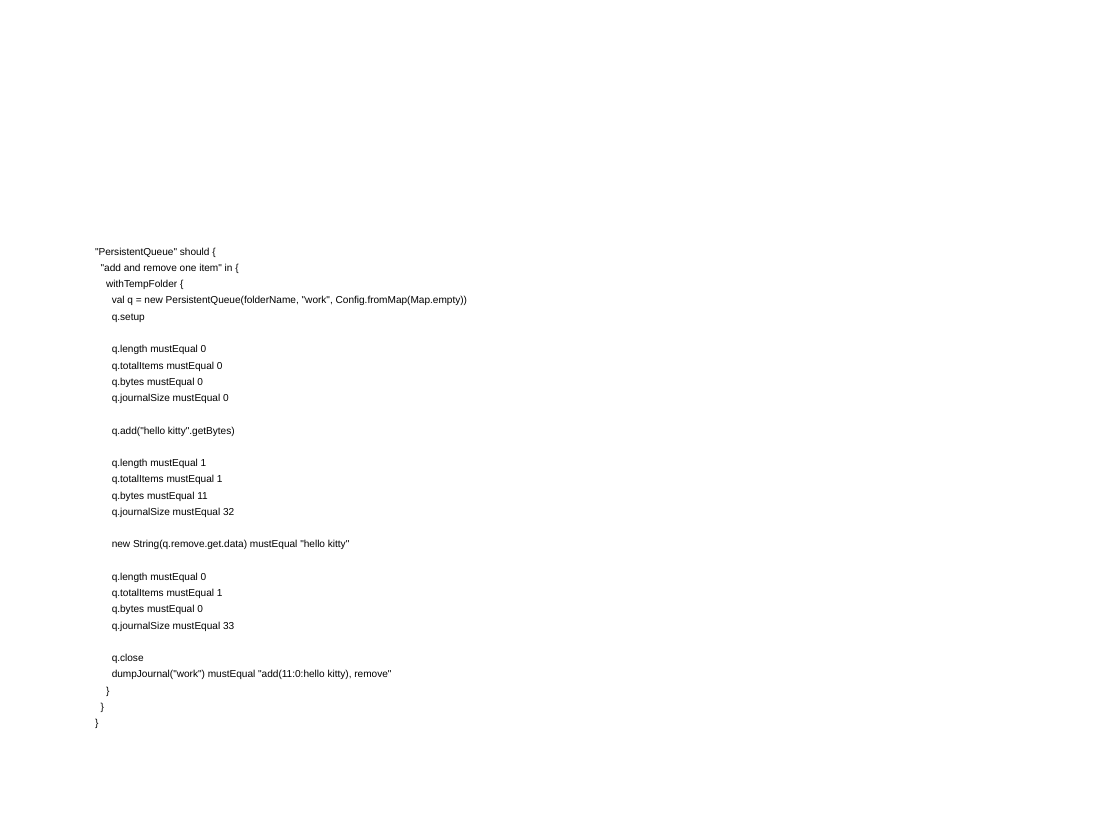
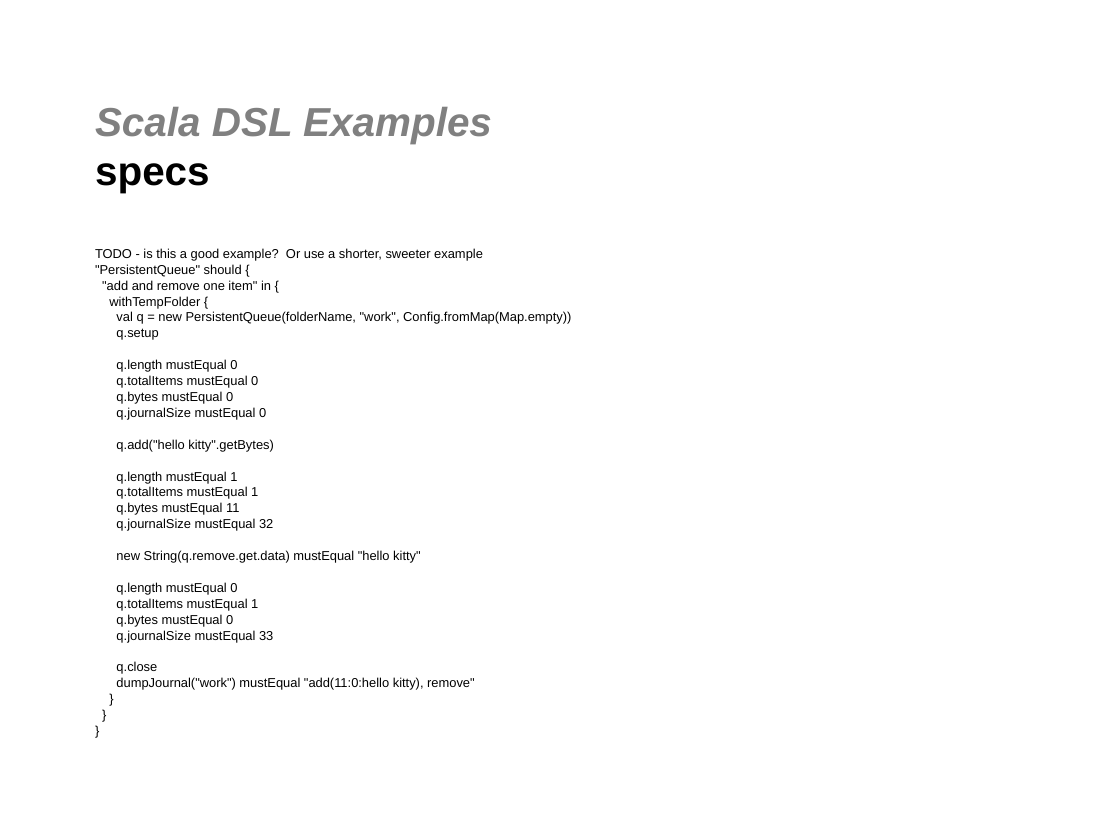
Before and after one commit to jgoodsen/agile2010, a slide deck: slide 55 of 03-scala.ppt (slide 48 before the commit). Drawn at 1120x840 pixels with LibreOffice and Linux fonts; fonts in the diff are those of the drawing; background and template pictures are left out. Boxes give left, top, right and bottom in pixels: in the first picture for what was removed or moved away, otherwise in the second. Text is boxed around its words. In the diff, an @@ line names an element or a change of style, - is before the commit and + after.

```diff
--- a/03-scala.ppt
+++ b/03-scala.ppt
@@ title added at (95,107,492,192), 26 pt, text #808080, bold, italic @@
+Scala DSL Examples
+specs
@@ text at (95,248,483,261): paragraph added @@
+TODO - is this a good example? Or use a shorter, sweeter example
@@ text at (95,264,571,690): size 6.5 to 8.3 pt; line spacing 0.7 to 0.8; less space between paragraphs @@
```
Also in this commit, not shown: 16 other slides changed, 9 slides added, 1 slide removed, 7 other files.
